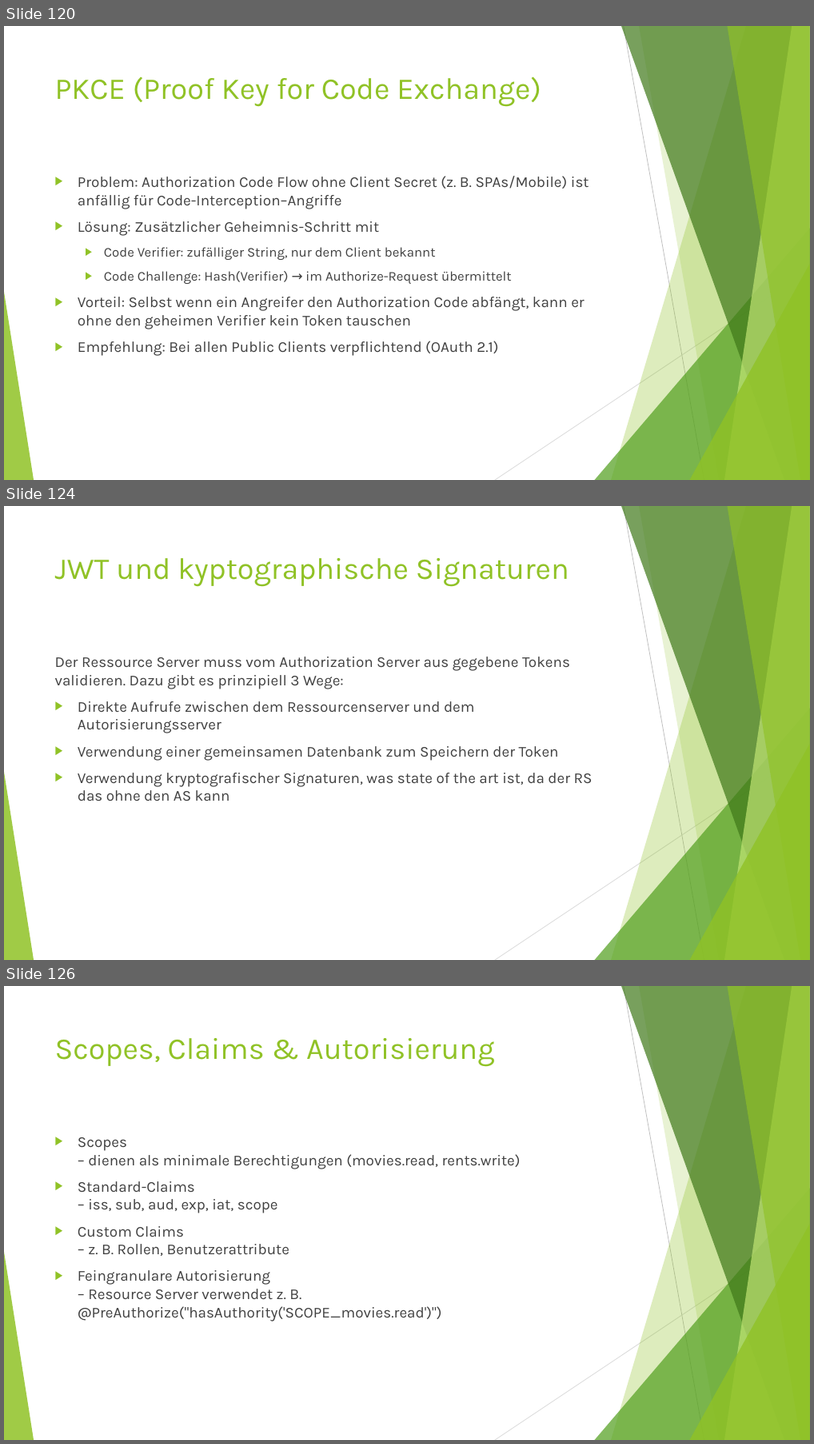
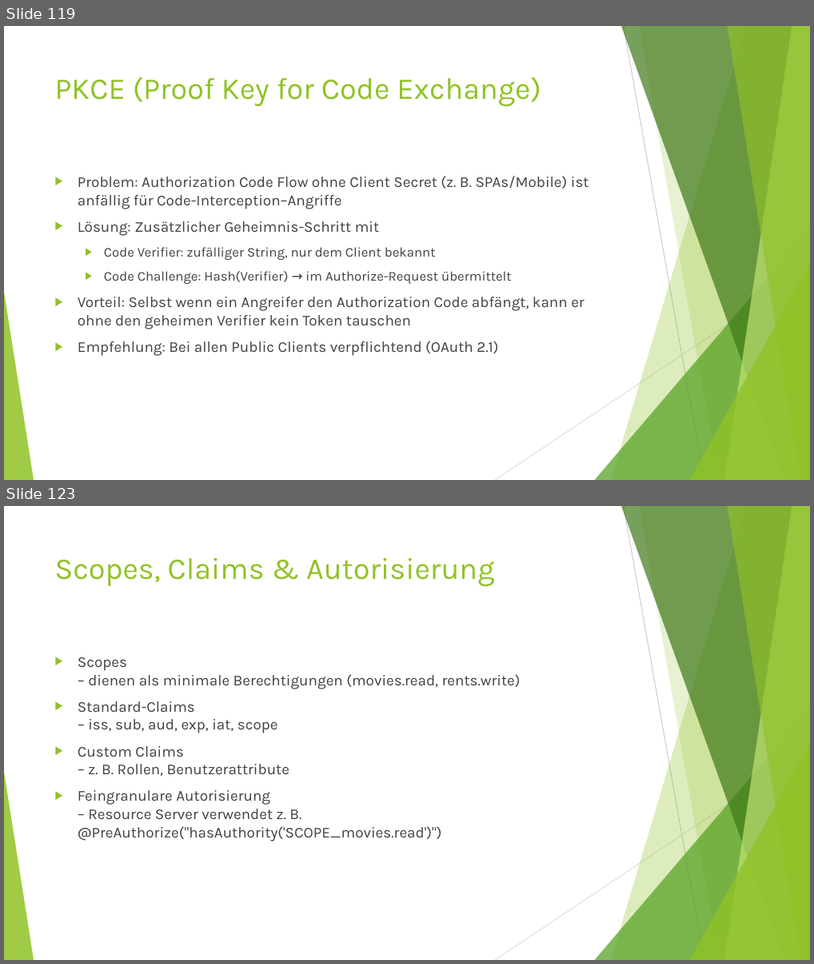
Before and after one commit to MichaelZett/20250708_Spring_Security, a slide deck: Spring_Security.pptx. Shown one above the other, each under a label of ours: slides 120, 124 and 126 before the commit, slides 119 and 123 after it; the slides between them are not shown. The pictures are 814x1444 and 814x964 pixels, drawn with LibreOffice and Linux fonts; fonts in the diff are those of the drawing. Boxes give left, top, right and bottom in pixels: in the first picture for what was removed or moved away, otherwise in the second. Text is boxed around its words. In the diff, an @@ line names an element or a change of style, - is before the commit and + after.

```diff
--- a/Spring_Security.pptx
+++ b/Spring_Security.pptx
@@ slide 124 removed at <box>4,506,810,960</box>, background #FFFFFF; not listed: 10 template elements that a slide beside it also shows @@
@@ title removed at <box>55,558,570,587</box> @@
-JWT und kyptographische Signaturen
@@ text removed at <box>55,656,593,800</box> @@
-Der Ressource Server muss vom Authorization Server aus gegebene Tokens validieren. Dazu gibt es prinzipiell 3 Wege:
-▶ Direkte Aufrufe zwischen dem Ressourcenserver und dem Autorisierungsserver
-▶ Verwendung einer gemeinsamen Datenbank zum Speichern der Token
-▶ Verwendung kryptografischer Signaturen, was state of the art ist, da der RS das ohne den AS kann
@@ what was slide 120 is now slide 119 @@
@@ what was slide 126 is now slide 123 @@
```
Also in this commit, not shown: 8 slides changed, 4 slides added, 6 other slides removed.
